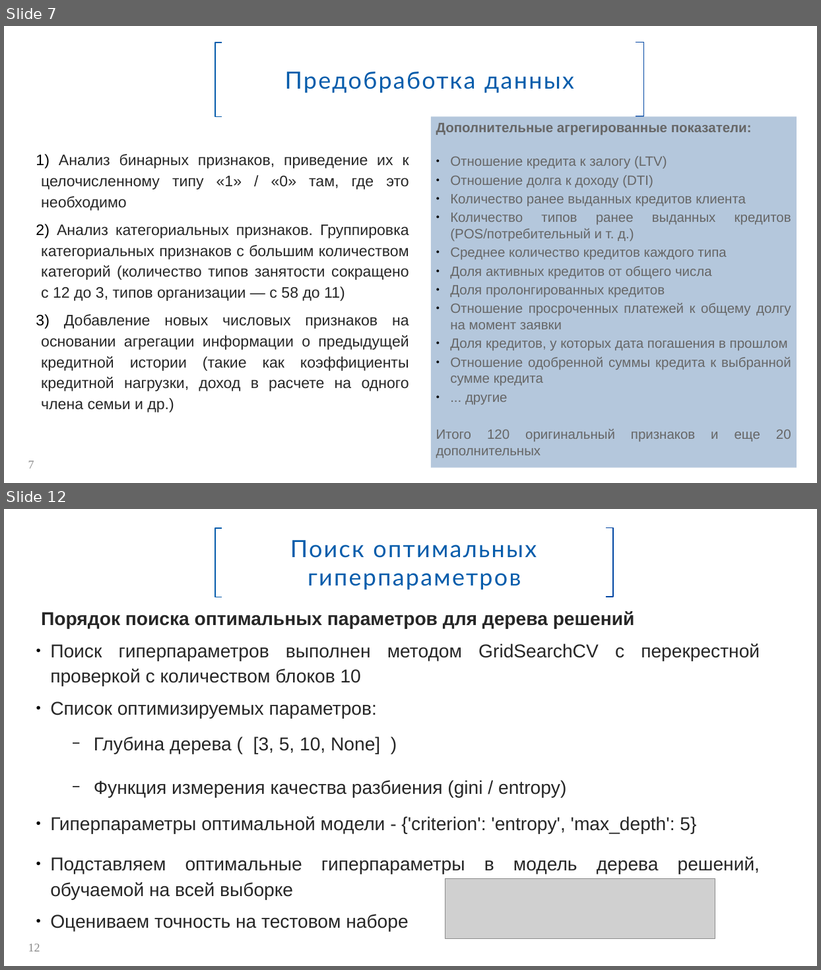
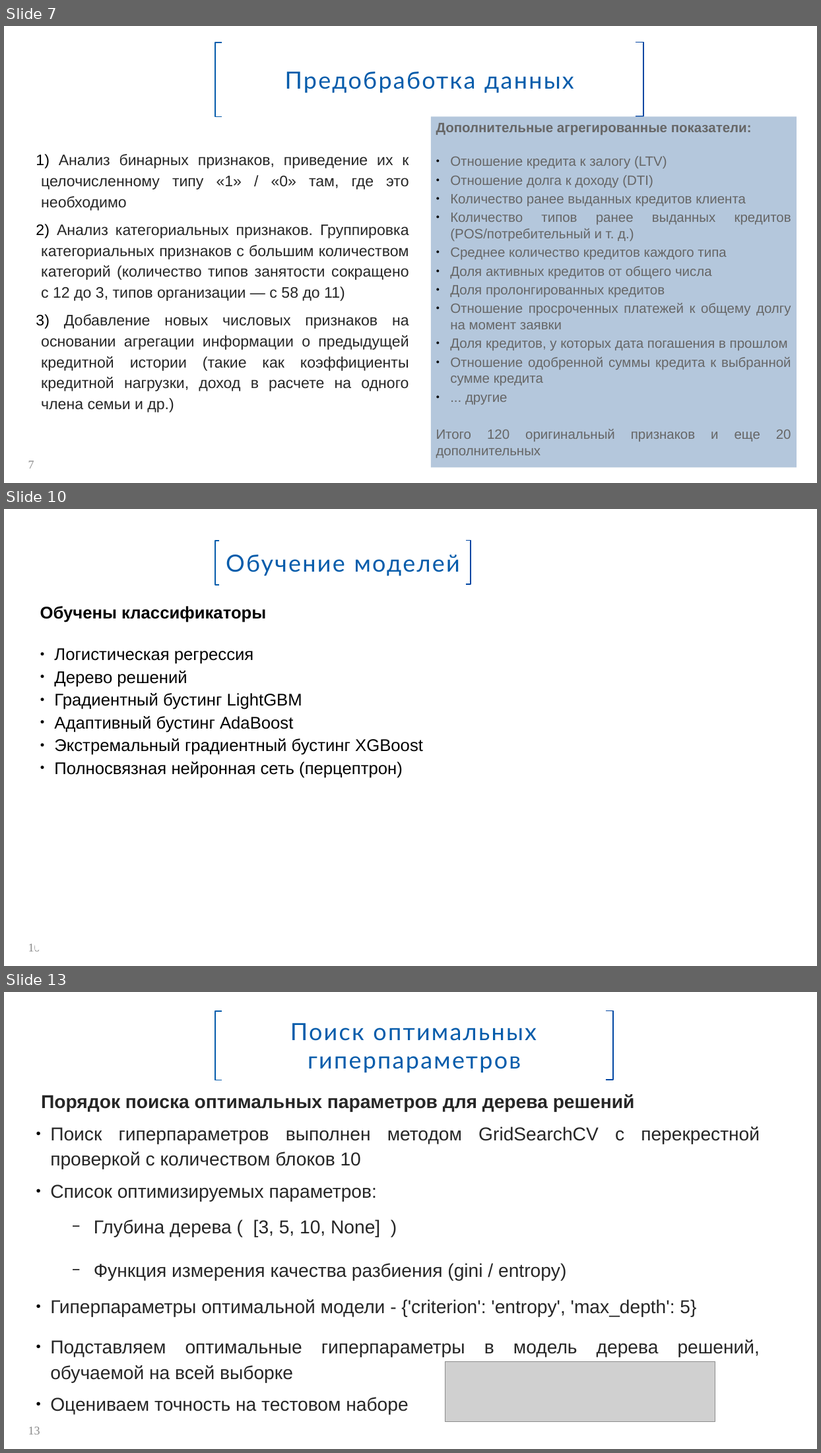
Before and after one commit to Spring-31/HC_default_risk, a slide deck: Прогнозирование вероятности дефолта.pptx. Shown one above the other, each under a label of ours: slides 7 and 12 before the commit, slides 7, 10 and 13 after it; the slides between them are not shown. The pictures are 821x970 and 821x1453 pixels, drawn with LibreOffice and Linux fonts; fonts in the diff are those of the drawing; grey boxes stand for pictures; background and template pictures are left out. Boxes give left, top, right and bottom in pixels: in the first picture for what was removed or moved away, otherwise in the second. Text is boxed around its words. In the diff, an @@ line names an element or a change of style, - is before the commit and + after.

```diff
--- a/Прогнозирование вероятности дефолта.pptx
+++ b/Прогнозирование вероятности дефолта.pptx
@@ slide 10 added at [4, 509, 817, 966], background #FFFFFF @@
@@ rectangle added at [215, 540, 471, 584], fill #FFFFFF, outline #FFFFFF 2 pt, 28 pt, text #065CAB @@
+Обучение моделей
@@ freeform shape added at [215, 541, 218, 585], outline #065CAB 1.3 pt @@
@@ freeform shape added at [466, 540, 471, 584], outline #0046A2 1.3 pt @@
@@ text added at [40, 606, 423, 778], 20 pt, text #000000 @@
+Обучены классификаторы
+● Логистическая регрессия
+● Дерево решений
+● Градиентный бустинг LightGBM
+● Адаптивный бустинг AdaBoost
+● Экстремальный градиентный бустинг XGBoost
+● Полносвязная нейронная сеть (перцептрон)
@@ page number added at [28, 944, 40, 952], 14 pt, text #898989 @@
+10
@@ what was slide 12 is now slide 13 @@
@@ page number at [28, 1427, 40, 1435]: text changed @@
-12
+13
```
Also in this commit, not shown: 2 slides changed, 1 other slide added, 1 slide removed, 3 other files.
